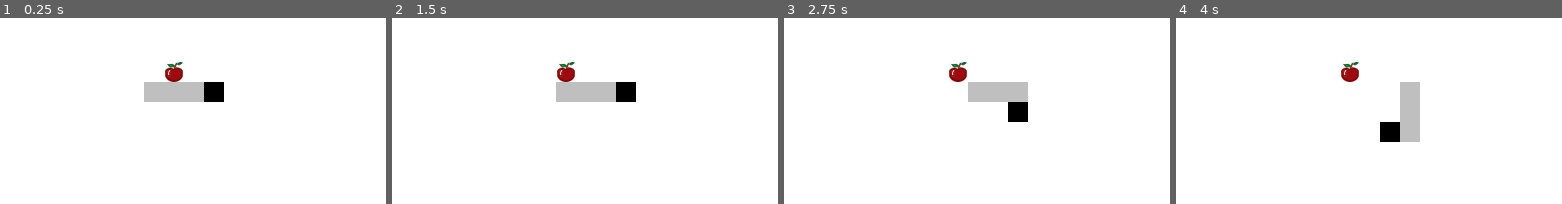
Above: before the commit, frames 1-4 (left to right).
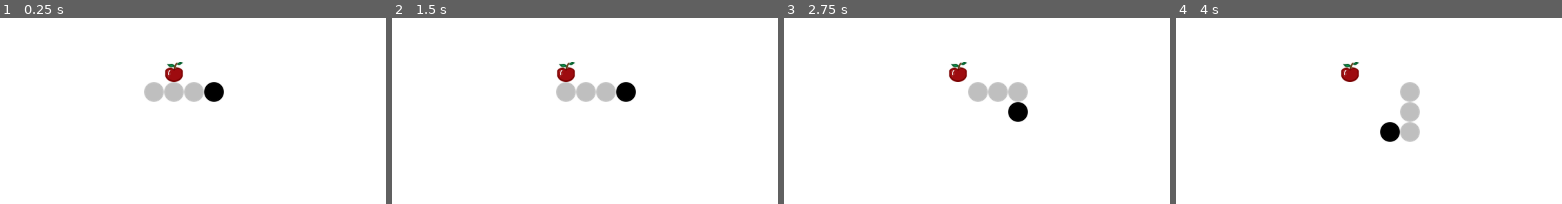
Above: after the commit, the same moments.

Repository: lichen63/godot-games
Game: Godot game, scene res://scenes/game.tscn
The game is run twice, just before and just after one commit, with the same random seed, the same clock (stepped at 60 frames per second) and the same inputs.
Inputs:
- Up to frame 1 (0.25 s): no input
- Up to frame 2 (1.5 s): tap Enter at 0.5 s; hold Right (snake_right) 0.53-1.28 s; tap Space at 1.25 s; hold Down (snake_down) from 1.28 s (still down)
- Up to frame 3 (2.75 s): release Down (snake_down) at 2.03 s; hold Right (snake_right) from 2.03 s (still down)
- Up to frame 4 (4 s): tap Enter at 2.75 s; release Right (snake_right) at 2.78 s; hold Up (snake_up) 2.78-3.53 s; tap Space at 3.5 s; hold Left (snake_left) from 3.53 s (still down)
The pictures show only the part of the screen within x 24-74%, y 33-83%; the shares and areas given below are measured in that part.

The runs differ from the first frame. In frame 1, 0.6% of the frame differs, in the area x 37-59%, y 34-46%; in frame 2, 0.6%; in frame 3, 0.6%; in frame 4, 0.6%.

Commit message:
update the snake images

Diff:
--- a/greedy-snake/scenes/snake_head.tscn
+++ b/greedy-snake/scenes/snake_head.tscn
@@ -1,11 +1,11 @@
-[gd_scene load_steps=2 format=3 uid="uid://dp4gc8qwkfx0l"]
+[gd_scene load_steps=3 format=3 uid="uid://dp4gc8qwkfx0l"]
 
+[ext_resource type="Texture2D" uid="uid://cl16pnygbj7w" path="res://assets/images/snake_head.png" id="1_aaebq"]
 [ext_resource type="Script" path="res://scripts/snake_head.gd" id="1_fddsl"]
 
 [node name="snake_head" type="Node2D"]
 script = ExtResource("1_fddsl")
 
-[node name="color_rect" type="ColorRect" parent="."]
-offset_right = 30.0
-offset_bottom = 30.0
-color = Color(0, 0, 0, 1)
+[node name="image" type="Sprite2D" parent="."]
+position = Vector2(15, 15)
+texture = ExtResource("1_aaebq")
--- a/greedy-snake/scripts/game.gd
+++ b/greedy-snake/scripts/game.gd
@@ -85,7 +85,6 @@
     snake_cur_move_dir_ = snake_next_move_dir_
   var cur_coords: Vector2i = calc_coords_from_pos(snake_head_.position)
   var next_coords: Vector2i = calc_next_coords(cur_coords)
-  print(next_coords)
   if not check_coords_valid(next_coords):
     Logger.info("Game Over!")
     return  # TODO: End game with failure
Binary file changed: greedy-snake/assets/images/snake_body.png
Binary file changed: greedy-snake/assets/images/snake_head.png
